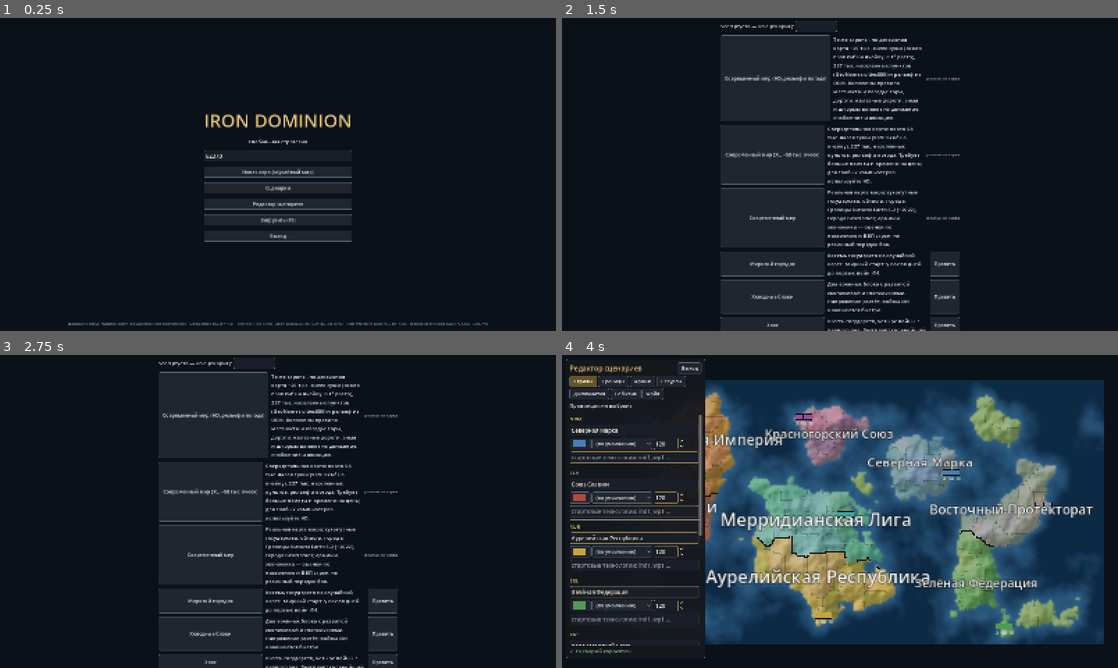
Above: before the commit, frames 1-4 (two rows, left to right).
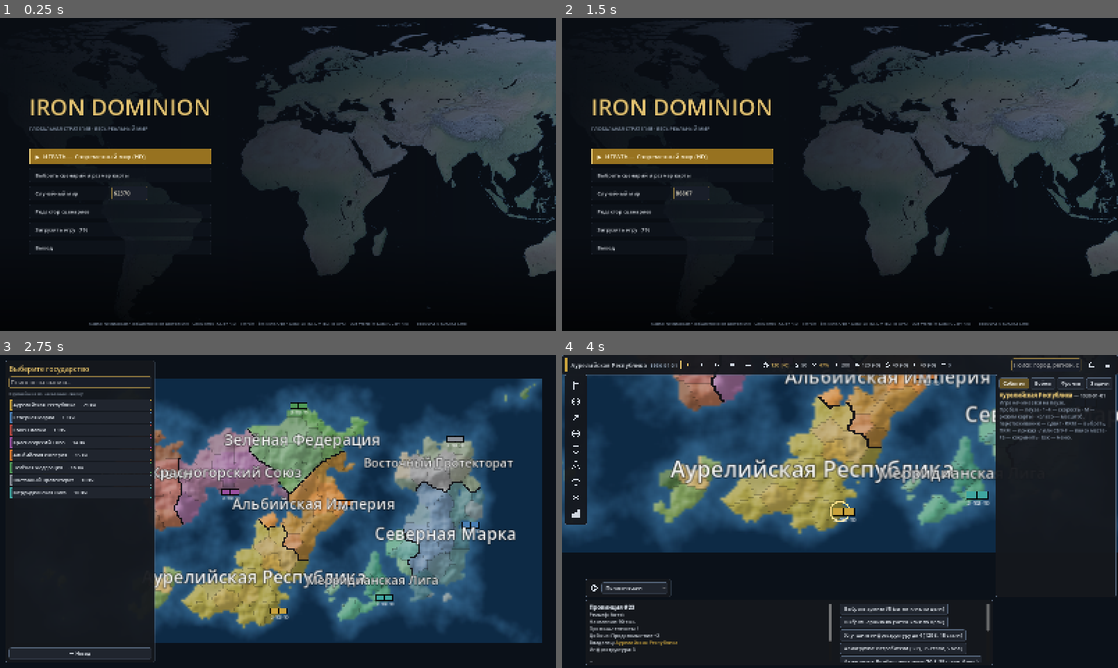
Above: after the commit, the same moments.

Repository: KIR223/game-universal
Game: Godot game, scene res://game/ui/main.tscn
Same seed, same stepped clock (60 frames per second), same inputs: the game is played once before the commit and once after it.
Inputs (mouse positions are in pixels of both pictures, inside the frame that each line leads up to):
- Up to frame 1 (0.25 s): no input
- Up to frame 2 (1.5 s): click "Сценарии" (after the commit: "Выбрать сценарий и размер кар…") at 0.5 s; click (612, 39) at 1.25 s, where only the run after the commit has a clickable "← Назад"
- Up to frame 3 (2.75 s): click (66, 530) at 2 s, where only the run after the commit has a clickable "Случайный мир"
- Up to frame 4 (4 s): click (639, 405) at 2.75 s, where only the run after the commit has a clickable "Аурелийская Республика · 21 я…"; click (945, 599) at 3.5 s, where only the run before the commit has a clickable "Править"

The runs differ from the first frame. In frame 1, 27% of the frame differs, in the area x 5-100%, y 1-99%; in frame 2, 41%; in frame 3, 58%; in frame 4, 71%, in the area x 0-100%, y 0-100%.

Commit message:
UI: redesigned main menu and scenario cards, label collision avoidance, welcome hints; fix missing country labels after repaint
Co-Authored-By: Claude Sonnet 5.5 <noreply@anthropic.com>

Diff:
--- a/game/rendering/earth_map_view.gd
+++ b/game/rendering/earth_map_view.gd
@@ -386,6 +386,7 @@
 		return
 	_compute_context()
 	_agg.clear()
+	_ctl.fill(-1)   # forget the cached controllers, otherwise _write_info() would not rebuild the label totals
 	for p in sim.provinces():
 		if p["land"]:
 			_write_info(p["id"])
@@ -1019,7 +1020,11 @@
 	if z > 5.0:
 		return
 	var font := ThemeDB.fallback_font
-	for cid in _agg:
+	# biggest countries first; a label is skipped when it would overlap one already placed (screen-space rectangles)
+	var order: Array = _agg.keys()
+	order.sort_custom(func(x, y): return _agg[x].x > _agg[y].x)
+	var placed: Array[Rect2] = []
+	for cid in order:
 		var a: Vector3 = _agg[cid]
 		if a.x < 1.0:
 			continue
@@ -1034,6 +1039,16 @@
 			continue
 		var px := int(fs_px)
 		var tw := font.get_string_size(nm, HORIZONTAL_ALIGNMENT_LEFT, -1, px).x
+		var sp := pos * z
+		var rect := Rect2(sp + Vector2(-tw * 0.5 - 4.0, -px * 0.7), Vector2(tw + 8.0, px * 1.25))
+		var clash := false
+		for r in placed:
+			if r.intersects(rect):
+				clash = true
+				break
+		if clash:
+			continue
+		placed.append(rect)
 		_text(font, pos, nm, px, Color(1, 1, 1, 0.92), -tw * 0.5)
 
 
--- a/game/ui/main.gd
+++ b/game/ui/main.gd
@@ -204,54 +204,70 @@
 	root.set_anchors_preset(Control.PRESET_FULL_RECT)
 	root.theme = _theme
 	ui.add_child(root)
-	var bg := ColorRect.new()
-	bg.color = Color("0b1119")
-	bg.set_anchors_preset(Control.PRESET_FULL_RECT)
-	root.add_child(bg)
+	MenuKit.backdrop(root)
+	var margin := MarginContainer.new()
+	margin.set_anchors_preset(Control.PRESET_FULL_RECT)
+	margin.add_theme_constant_override("margin_left", 84)
+	margin.add_theme_constant_override("margin_top", 48)
+	margin.add_theme_constant_override("margin_bottom", 56)
+	root.add_child(margin)
 	var box := VBoxContainer.new()
-	box.set_anchors_preset(Control.PRESET_CENTER)
-	box.custom_minimum_size = Vector2(360, 0)
-	box.grow_horizontal = Control.GROW_DIRECTION_BOTH
-	box.grow_vertical = Control.GROW_DIRECTION_BOTH
-	box.add_theme_constant_override("separation", 14)
-	root.add_child(box)
+	box.size_flags_vertical = Control.SIZE_SHRINK_CENTER
+	box.size_flags_horizontal = Control.SIZE_SHRINK_BEGIN
+	box.custom_minimum_size = Vector2(420, 0)
+	box.add_theme_constant_override("separation", 10)
+	margin.add_child(box)
 	var title := Label.new()
 	title.text = "IRON DOMINION"
-	title.add_theme_font_size_override("font_size", 52)
-	title.add_theme_color_override("font_color", Color("e0c070"))
-	title.horizontal_alignment = HORIZONTAL_ALIGNMENT_CENTER
+	title.add_theme_font_size_override("font_size", 64)
+	title.add_theme_color_override("font_color", MenuKit.GOLD)
+	title.add_theme_color_override("font_outline_color", Color(0, 0, 0, 0.7))
+	title.add_theme_constant_override("outline_size", 6)
 	box.add_child(title)
 	var sub := Label.new()
-	sub.text = "Глобальная стратегия"
-	sub.horizontal_alignment = HORIZONTAL_ALIGNMENT_CENTER
+	sub.text = "ГЛОБАЛЬНАЯ СТРАТЕГИЯ · ВЕСЬ РЕАЛЬНЫЙ МИР"
+	sub.add_theme_font_size_override("font_size", 14)
+	sub.add_theme_color_override("font_color", Color("93a3b8"))
 	box.add_child(sub)
+	box.add_child(MenuKit.gold_rule(140))
+	var gap := Control.new()
+	gap.custom_minimum_size = Vector2(0, 14)
+	box.add_child(gap)
+	var play := MenuKit.button("▶  ИГРАТЬ — Современный мир (HD)", "primary")
+	play.tooltip_text = "Реальная карта мира: 25 тыс. ячеек суши, 237 тыс. населённых пунктов, рельеф, сезоны и современная война"
+	play.pressed.connect(func():
+		for entry in ScenarioLoader.list_all():
+			if str(entry["data"].get("id", "")) == "modern_world_hd":
+				_start_scenario(entry["data"].duplicate(true))
+				return
+		_show_scenarios())
+	box.add_child(play)
+	var scen := MenuKit.button("Выбрать сценарий и размер карты")
+	scen.pressed.connect(_show_scenarios)
+	box.add_child(scen)
+	var rnd_row := HBoxContainer.new()
+	rnd_row.add_theme_constant_override("separation", 6)
+	box.add_child(rnd_row)
+	var start := MenuKit.button("Случайный мир", "normal", 232)
+	start.pressed.connect(_new_game)
+	rnd_row.add_child(start)
 	_seed_edit = LineEdit.new()
 	_seed_edit.text = str(randi() % 100000)
-	_seed_edit.placeholder_text = "Seed мира"
-	box.add_child(_seed_edit)
-	var start := Button.new()
-	start.text = "Новая игра (случайный мир)"
-	start.pressed.connect(_new_game)
-	box.add_child(start)
-	var scen := Button.new()
-	scen.text = "Сценарии"
-	scen.pressed.connect(_show_scenarios)
-	box.add_child(scen)
-	var edit := Button.new()
-	edit.text = "Редактор сценариев"
+	_seed_edit.placeholder_text = "Seed"
+	_seed_edit.custom_minimum_size = Vector2(102, 40)
+	rnd_row.add_child(_seed_edit)
+	var edit := MenuKit.button("Редактор сценариев")
 	edit.pressed.connect(func(): _open_editor(ScenarioLoader.blank(int(_seed_edit.text) if _seed_edit.text.is_valid_int() else randi() % 100000)))
 	box.add_child(edit)
-	var load_btn := Button.new()
-	load_btn.text = "Загрузить (F9)"
+	var load_btn := MenuKit.button("Загрузить игру  (F9)")
 	load_btn.pressed.connect(_load_game)
 	box.add_child(load_btn)
-	var quit := Button.new()
-	quit.text = "Выход"
+	var quit := MenuKit.button("Выход")
 	quit.pressed.connect(func(): get_tree().quit())
 	box.add_child(quit)
 	_menu_root = root
 	var credits := Label.new()
-	credits.text = "Данные карты: Natural Earth (общественное достояние) · GeoNames (CC BY 4.0) · Terrain Tiles (AWS Open Data; SRTM, GMTED, ETOPO) · Our World in Data (CC BY 4.0). Подробности: docs/DATA_SOURCES.md"
+	credits.text = "Карта: Natural Earth (общественное достояние) · GeoNames (CC BY 4.0) · Terrain Tiles (AWS Open Data; SRTM, GMTED, ETOPO) · Our World in Data (CC BY 4.0)  —  docs/DATA_SOURCES.md"
 	credits.add_theme_font_size_override("font_size", 12)
 	credits.add_theme_color_override("font_color", Color("6f7c8e"))
 	credits.set_anchors_preset(Control.PRESET_BOTTOM_WIDE)
@@ -298,73 +314,102 @@
 	root.set_anchors_preset(Control.PRESET_FULL_RECT)
 	root.theme = _theme
 	ui.add_child(root)
-	var bg := ColorRect.new()
-	bg.color = Color("0b1119")
-	bg.set_anchors_preset(Control.PRESET_FULL_RECT)
-	root.add_child(bg)
-	var box := VBoxContainer.new()
-	box.set_anchors_preset(Control.PRESET_CENTER)
-	box.custom_minimum_size = Vector2(620, 0)
-	box.grow_horizontal = Control.GROW_DIRECTION_BOTH
-	box.grow_vertical = Control.GROW_DIRECTION_BOTH
-	box.add_theme_constant_override("separation", 10)
-	root.add_child(box)
+	MenuKit.backdrop(root)
+	var margin := MarginContainer.new()
+	margin.set_anchors_preset(Control.PRESET_FULL_RECT)
+	for side in ["left", "right"]:
+		margin.add_theme_constant_override("margin_" + side, 84)
+	margin.add_theme_constant_override("margin_top", 40)
+	margin.add_theme_constant_override("margin_bottom", 40)
+	root.add_child(margin)
+	var col := VBoxContainer.new()
+	col.add_theme_constant_override("separation", 12)
+	margin.add_child(col)
+	var head := HBoxContainer.new()
+	head.add_theme_constant_override("separation", 18)
+	col.add_child(head)
+	var back := MenuKit.button("←  Назад", "normal", 130)
+	back.pressed.connect(_show_menu)
+	head.add_child(back)
 	var title := Label.new()
 	title.text = "Сценарии"
-	title.add_theme_font_size_override("font_size", 32)
-	title.add_theme_color_override("font_color", Color("e0c070"))
-	box.add_child(title)
+	title.add_theme_font_size_override("font_size", 38)
+	title.add_theme_color_override("font_color", MenuKit.GOLD)
+	head.add_child(title)
+	var spacer := Control.new()
+	spacer.size_flags_horizontal = Control.SIZE_EXPAND_FILL
+	head.add_child(spacer)
+	var sl := Label.new()
+	sl.text = "Seed (пусто — из сценария):"
+	sl.add_theme_color_override("font_color", Color("93a3b8"))
+	head.add_child(sl)
+	var seed_override := LineEdit.new()
+	seed_override.custom_minimum_size = Vector2(110, 36)
+	head.add_child(seed_override)
+	col.add_child(MenuKit.gold_rule(140))
 	if str(message) != "":
 		var m := Label.new()
 		m.text = str(message)
 		m.add_theme_color_override("font_color", Color("d9a05a"))
 		m.autowrap_mode = TextServer.AUTOWRAP_WORD_SMART
-		box.add_child(m)
-	var seed_row := HBoxContainer.new()
-	box.add_child(seed_row)
-	var sl := Label.new()
-	sl.text = "Seed (пусто — из сценария):"
-	seed_row.add_child(sl)
-	var seed_override := LineEdit.new()
-	seed_override.custom_minimum_size = Vector2(120, 0)
-	seed_row.add_child(seed_override)
+		col.add_child(m)
+	var scroll := ScrollContainer.new()
+	scroll.size_flags_vertical = Control.SIZE_EXPAND_FILL
+	scroll.horizontal_scroll_mode = ScrollContainer.SCROLL_MODE_DISABLED
+	col.add_child(scroll)
+	var grid := GridContainer.new()
+	grid.columns = 2
+	grid.size_flags_horizontal = Control.SIZE_EXPAND_FILL
+	grid.add_theme_constant_override("h_separation", 14)
+	grid.add_theme_constant_override("v_separation", 14)
+	scroll.add_child(grid)
 	for entry in ScenarioLoader.list_all():
 		var data: Dictionary = entry["data"]
-		var row := HBoxContainer.new()
-		row.add_theme_constant_override("separation", 8)
-		box.add_child(row)
-		var b := Button.new()
-		b.text = "%s%s" % [data.get("name", "?"), "" if entry["builtin"] else "  (пользовательский)"]
-		b.tooltip_text = "%s\nСтарт: %s, seed %s, стран: %d" % [data.get("description", ""), data.get("start_date", ""), str(data.get("seed", "")), data.get("countries", []).size()]
-		b.custom_minimum_size = Vector2(300, 0)
+		var facts := MenuKit.scenario_facts(data)
+		var card := PanelContainer.new()
+		card.add_theme_stylebox_override("panel", MenuKit.card_style())
+		card.size_flags_horizontal = Control.SIZE_EXPAND_FILL
+		grid.add_child(card)
+		var v := VBoxContainer.new()
+		v.add_theme_constant_override("separation", 8)
+		card.add_child(v)
+		var nm := Label.new()
+		nm.text = "%s%s" % [data.get("name", "?"), "" if entry["builtin"] else "  (пользовательский)"]
+		nm.add_theme_font_size_override("font_size", 21)
+		nm.add_theme_color_override("font_color", Color("f1e6c3"))
+		nm.autowrap_mode = TextServer.AUTOWRAP_WORD_SMART
+		v.add_child(nm)
+		var tags := HFlowContainer.new()
+		tags.add_theme_constant_override("h_separation", 12)
+		v.add_child(tags)
+		for tg in facts["tags"]:
+			tags.add_child(MenuKit.badge("◆ " + str(tg)))
+		tags.add_child(MenuKit.badge("старт: " + str(data.get("start_date", "")), Color("9aa7b8")))
+		if facts["line"] != "":
+			tags.add_child(MenuKit.badge(str(facts["line"]), Color("e0c070")))
+		var d := Label.new()
+		d.text = str(data.get("description", ""))
+		d.autowrap_mode = TextServer.AUTOWRAP_WORD_SMART
+		d.add_theme_font_size_override("font_size", 13)
+		d.add_theme_color_override("font_color", Color("aeb9c7"))
+		d.size_flags_vertical = Control.SIZE_EXPAND_FILL
+		v.add_child(d)
+		var btns := HBoxContainer.new()
+		btns.add_theme_constant_override("separation", 8)
+		v.add_child(btns)
+		var b := MenuKit.button("▶  Играть", "primary", 150)
+		b.tooltip_text = "Стран: %d, seed %s" % [data.get("countries", []).size(), str(data.get("seed", ""))]
 		b.pressed.connect(func():
 			var scn: Dictionary = data.duplicate(true)
 			var has_overrides: bool = scn.has("owners") or scn.has("deposits") or scn.has("armies") or scn.has("capitals")
 			if seed_override.text.is_valid_int() and not has_overrides:
 				scn["seed"] = int(seed_override.text)
 			_start_scenario(scn))
-		row.add_child(b)
-		var d := Label.new()
-		d.text = str(data.get("description", ""))
-		d.autowrap_mode = TextServer.AUTOWRAP_WORD_SMART
-		d.size_flags_horizontal = Control.SIZE_EXPAND_FILL
-		d.custom_minimum_size = Vector2(260, 0)
-		row.add_child(d)
+		btns.add_child(b)
 		if str(data.get("world", "procedural")) != "earth":
-			var eb := Button.new()
-			eb.text = "Править"
+			var eb := MenuKit.button("Править", "normal", 110)
 			eb.pressed.connect(func(): _open_editor(data))
-			row.add_child(eb)
-		else:
-			var note := Label.new()
-			note.text = "реальная карта"
-			note.add_theme_font_size_override("font_size", 12)
-			note.add_theme_color_override("font_color", Color("8a96a6"))
-			row.add_child(note)
-	var back := Button.new()
-	back.text = "← Назад"
-	back.pressed.connect(_show_menu)
-	box.add_child(back)
+			btns.add_child(eb)
 
 
 func _open_editor(scn: Dictionary) -> void:
@@ -487,6 +532,8 @@
 	_open_panel_name = ""
 	_build_hud()
 	_refresh_all()
+	_log.append_text("[color=#e0c070][b]%s[/b][/color] — %s\n" % [sim.countries[cid]["name"], sim.date_string()])
+	_log.append_text("[color=#93a3b8]Игра начинается на паузе.\nПробел — пауза · 1–4 — скорость · M — режим карты · колесо — масштаб, перетаскивание — сдвиг · ЛКМ — выбрать, ПКМ — приказ · / или Ctrl+F — поиск места · F5 — сохранить · Esc — меню.[/color]\n")
 
 
 func _set_speed(i: int) -> void:
--- /dev/null
+++ b/game/ui/menu_kit.gd
@@ -0,0 +1,148 @@
+class_name MenuKit
+extends RefCounted
+## Shared look of the main menu and scenario screens: animated map backdrop, gold accent, card panels.
+
+const GOLD := Color("e0c070")
+const INK := Color("0b1119")
+
+
+## Slowly drifting world imagery with a dark gradient, so menus sit on the actual map of the game.
+static func backdrop(root: Control) -> void:
+	var base := ColorRect.new()
+	base.color = INK
+	base.set_anchors_preset(Control.PRESET_FULL_RECT)
+	root.add_child(base)
+	if EarthVisual.available():
+		var img := EarthVisual.overview_image()
+		if img != null:
+			var tr := TextureRect.new()
+			tr.texture = ImageTexture.create_from_image(img)
+			tr.set_anchors_preset(Control.PRESET_FULL_RECT)
+			tr.expand_mode = TextureRect.EXPAND_IGNORE_SIZE
+			tr.stretch_mode = TextureRect.STRETCH_KEEP_ASPECT_COVERED
+			tr.modulate = Color(0.5, 0.58, 0.72, 1.0)
+			tr.mouse_filter = Control.MOUSE_FILTER_IGNORE
+			root.add_child(tr)
+			tr.resized.connect(func(): tr.pivot_offset = tr.size * 0.5)
+			var tw := tr.create_tween().set_loops()
+			tw.tween_property(tr, "scale", Vector2(1.12, 1.12), 40.0).set_trans(Tween.TRANS_SINE).set_ease(Tween.EASE_IN_OUT)
+			tw.tween_property(tr, "scale", Vector2.ONE, 40.0).set_trans(Tween.TRANS_SINE).set_ease(Tween.EASE_IN_OUT)
+	for spec in [[Gradient.new(), true], [Gradient.new(), false]]:
+		var g: Gradient = spec[0]
+		if spec[1]:   # left-to-right: dark behind the menu column, open towards the map
+			g.colors = PackedColorArray([Color(0.035, 0.05, 0.075, 0.97), Color(0.035, 0.05, 0.075, 0.8), Color(0.02, 0.03, 0.05, 0.25)])
+			g.offsets = PackedFloat32Array([0.0, 0.38, 1.0])
+		else:         # bottom vignette
+			g.colors = PackedColorArray([Color(0, 0, 0, 0), Color(0, 0, 0, 0.7)])
+			g.offsets = PackedFloat32Array([0.7, 1.0])
+		var gt := GradientTexture2D.new()
+		gt.gradient = g
+		gt.fill = GradientTexture2D.FILL_LINEAR
+		gt.fill_from = Vector2(0, 0) if spec[1] else Vector2(0, 0)
+		gt.fill_to = Vector2(1, 0) if spec[1] else Vector2(0, 1)
+		var ov := TextureRect.new()
+		ov.texture = gt
+		ov.set_anchors_preset(Control.PRESET_FULL_RECT)
+		ov.expand_mode = TextureRect.EXPAND_IGNORE_SIZE
+		ov.stretch_mode = TextureRect.STRETCH_SCALE
+		ov.mouse_filter = Control.MOUSE_FILTER_IGNORE
+		root.add_child(ov)
+
+
+static func _box(bg: Color, border: Color, left_accent: int = 0) -> StyleBoxFlat:
+	var sb := StyleBoxFlat.new()
+	sb.bg_color = bg
+	sb.border_color = border
+	sb.set_border_width_all(1)
+	sb.border_width_left = maxi(1, left_accent)
+	sb.set_corner_radius_all(3)
+	sb.content_margin_left = 18
+	sb.content_margin_right = 18
+	sb.content_margin_top = 10
+	sb.content_margin_bottom = 10
+	return sb
+
+
+## Menu button. kind: "primary" (gold) or "normal" (dark glass with a gold edge on hover).
+static func button(text: String, kind: String = "normal", min_w: float = 340.0) -> Button:
+	var b := Button.new()
+	b.text = text
+	b.custom_minimum_size = Vector2(min_w, 46 if kind == "primary" else 40)
+	b.alignment = HORIZONTAL_ALIGNMENT_LEFT
+	b.focus_mode = Control.FOCUS_NONE
+	b.mouse_default_cursor_shape = Control.CURSOR_POINTING_HAND
+	if kind == "primary":
+		b.add_theme_stylebox_override("normal", _box(Color(0.62, 0.47, 0.13, 0.95), Color("f0d27a"), 4))
+		b.add_theme_stylebox_override("hover", _box(Color(0.78, 0.6, 0.18, 1.0), Color("ffe9a8"), 6))
+		b.add_theme_stylebox_override("pressed", _box(Color(0.5, 0.37, 0.1, 1.0), Color("f0d27a"), 4))
+		b.add_theme_color_override("font_color", Color("fff6dc"))
+		b.add_theme_color_override("font_hover_color", Color.WHITE)
+		b.add_theme_font_size_override("font_size", 17)
+	else:
+		b.add_theme_stylebox_override("normal", _box(Color(0.06, 0.08, 0.11, 0.72), Color(0.3, 0.35, 0.42, 0.55), 1))
+		b.add_theme_stylebox_override("hover", _box(Color(0.14, 0.17, 0.22, 0.92), Color(0.6, 0.5, 0.25, 0.9), 4))
+		b.add_theme_stylebox_override("pressed", _box(Color(0.2, 0.17, 0.09, 0.95), GOLD, 4))
+		b.add_theme_font_size_override("font_size", 15)
+	return b
+
+
+static func card_style() -> StyleBoxFlat:
+	var sb := StyleBoxFlat.new()
+	sb.bg_color = Color(0.06, 0.08, 0.11, 0.86)
+	sb.border_color = Color(0.3, 0.35, 0.42, 0.6)
+	sb.set_border_width_all(1)
+	sb.border_width_top = 3
+	sb.border_color = Color(0.3, 0.35, 0.42, 0.6)
+	sb.set_corner_radius_all(4)
+	sb.set_content_margin_all(16)
+	return sb
+
+
+## Small rounded tag ("реальная карта", "рельеф", ...).
+static func badge(text: String, col: Color = Color("8fb3d9")) -> Label:
+	var l := Label.new()
+	l.text = text
+	l.add_theme_font_size_override("font_size", 12)
+	l.add_theme_color_override("font_color", col)
+	return l
+
+
+static func gold_rule(width: float = 120.0) -> ColorRect:
+	var r := ColorRect.new()
+	r.color = GOLD
+	r.custom_minimum_size = Vector2(width, 2)
+	return r
+
+
+## Facts about a scenario for its card: dataset size from the manifest and the opt-in rules it enables.
+static func scenario_facts(data: Dictionary) -> Dictionary:
+	var facts := {"tags": [], "line": ""}
+	if str(data.get("world", "procedural")) == "earth":
+		var ds := str(data.get("world_dataset", "world"))
+		var path := "res://data/%s/manifest.json" % ds
+		facts["tags"].append("реальная карта")
+		if FileAccess.file_exists(path):
+			var m: Variant = JSON.parse_string(FileAccess.get_file_as_string(path))
+			if typeof(m) == TYPE_DICTIONARY and m.has("counts"):
+				var c: Dictionary = m["counts"]
+				facts["line"] = "%s ячеек суши · %s населённых пунктов" % [_thousands(int(c.get("cells_land", 0))), _thousands(int(c.get("settlements", 0)))]
+	else:
+		facts["tags"].append("случайный мир")
+	var rules: Dictionary = data.get("rules", {})
+	if rules.get("terrain", false):
+		facts["tags"].append("рельеф и дороги")
+	if rules.get("weather", false):
+		facts["tags"].append("сезоны и погода")
+	if rules.get("modern", false):
+		facts["tags"].append("современная война")
+	return facts
+
+
+static func _thousands(n: int) -> String:
+	var s := str(n)
+	var out := ""
+	for i in s.length():
+		if i > 0 and (s.length() - i) % 3 == 0:
+			out += " "
+		out += s[i]
+	return out
Not shown, added: game/ui/menu_kit.gd.uid
Not shown, added: tools/benchmark_frames.gd.uid
Not shown, changed: docs/ROADMAP.md
